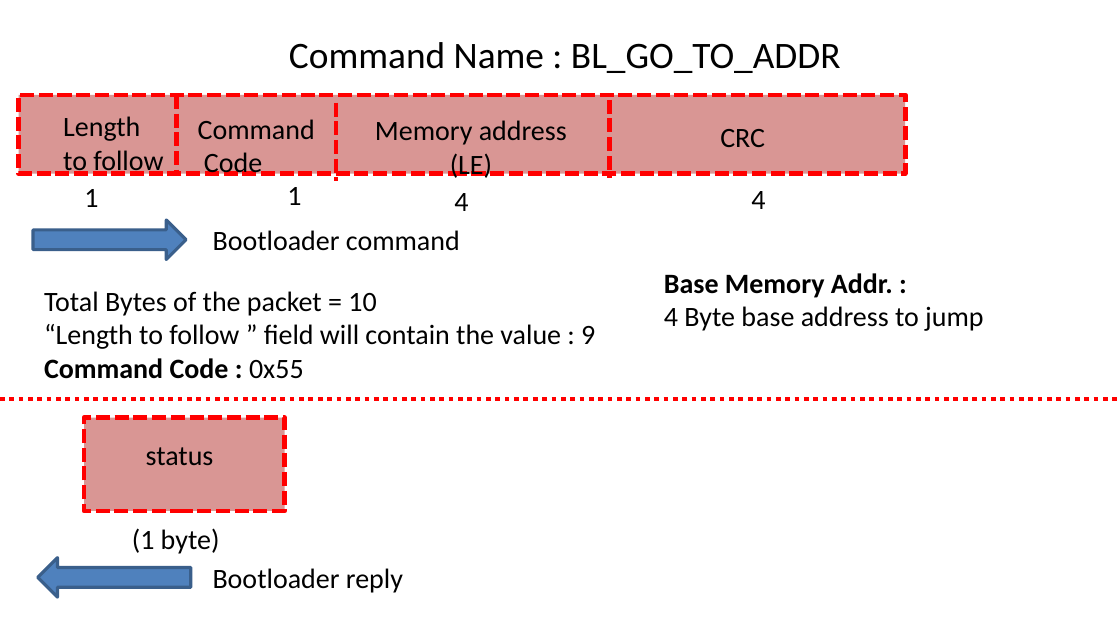
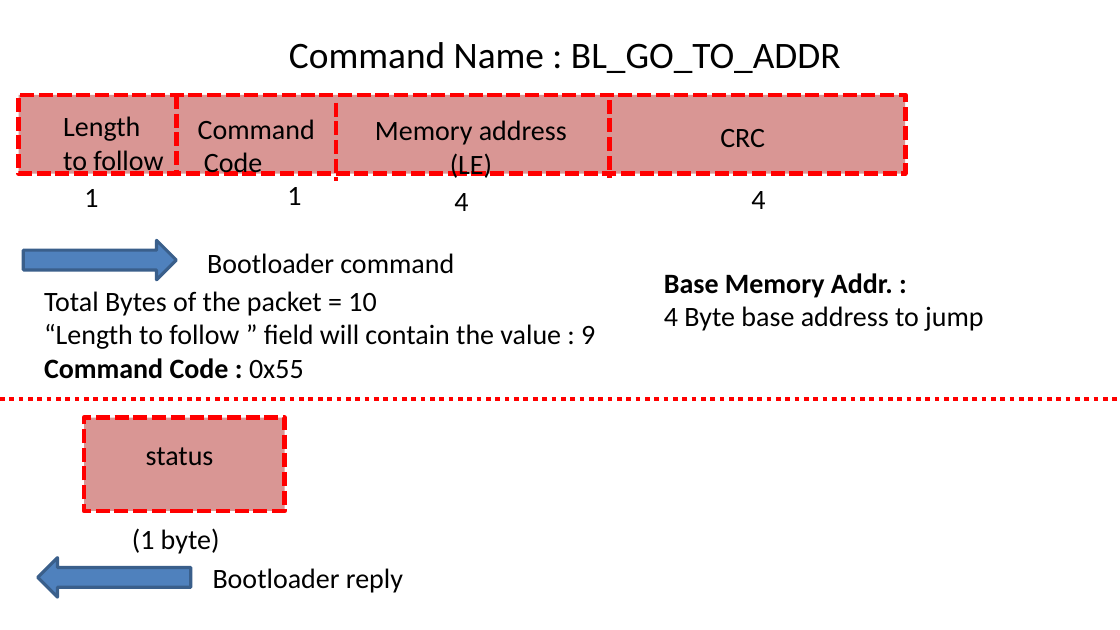
Before and after one commit to thuyhoh/STM32F4_BootLoader, a slide deck: slide 22 of docs/Course_PPT.pptx. Drawn at 1120x630 pixels with LibreOffice and Linux fonts; fonts in the diff are those of the drawing. Boxes give left, top, right and bottom in pixels: in the first picture for what was removed or moved away, otherwise in the second. Text is boxed around its words. In the diff, an @@ line names an element or a change of style, - is before the commit and + after.

```diff
--- a/docs/Course_PPT.pptx
+++ b/docs/Course_PPT.pptx
@@ right arrow: place and size @@
-right arrow at bbox=[34, 220, 187, 259]
+right arrow at bbox=[24, 241, 177, 280]
@@ text "Bootloader command": place and size @@
-text "Bootloader command" at bbox=[213, 230, 460, 251]
+text "Bootloader command" at bbox=[207, 253, 454, 274]
```
Also in this commit, not shown: 9 other slides changed, 4 other files.
